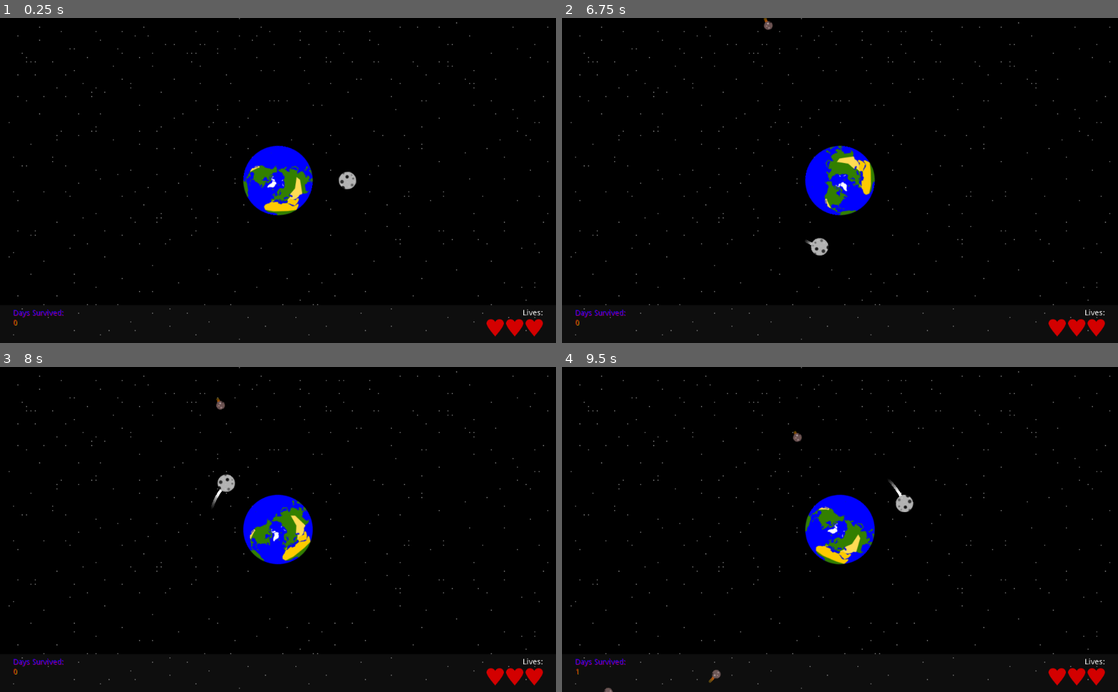
Above: before the commit, frames 1-4 (two rows, left to right).
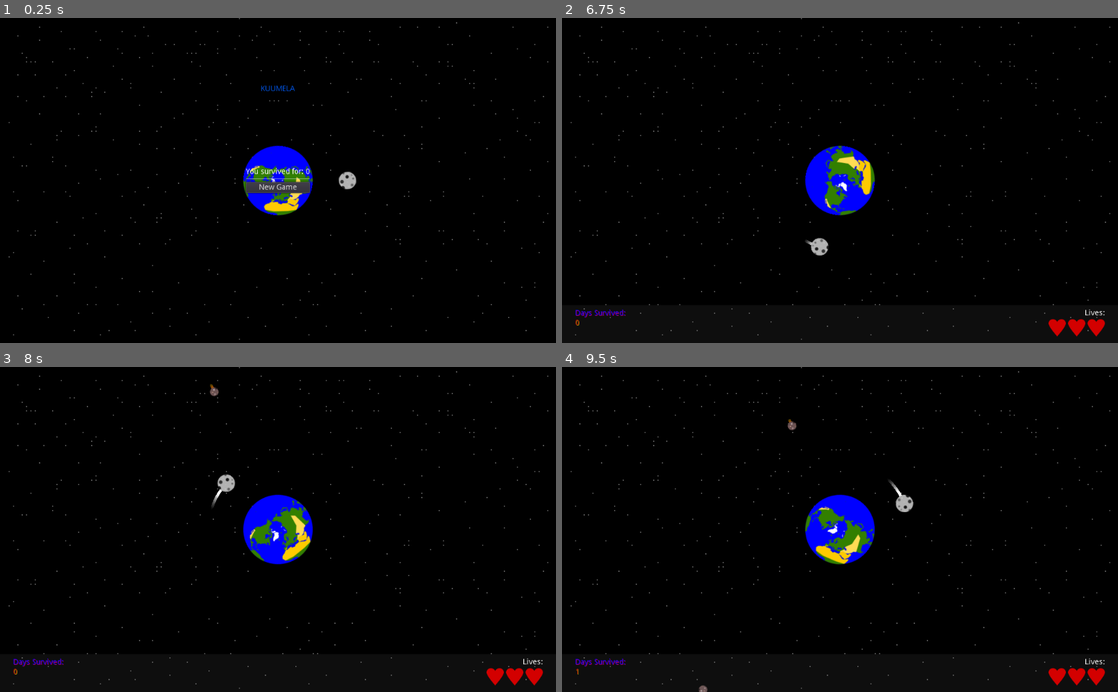
Above: after the commit, the same moments.

Repository: kreivi/Kuumela
Game: Godot game, scene res://main/main.tscn
Same seed, same stepped clock (60 frames per second), same inputs: the game is played once before the commit and once after it.
Inputs (mouse positions are in pixels of both pictures, inside the frame that each line leads up to):
- Up to frame 1 (0.25 s): no input
- Up to frame 2 (6.75 s): click (840, 187) at 0.5 s, where only the run after the commit has a clickable "New Game"; hold D (clockwise) 1.28-2.03 s; tap A (counter_clockwise) every 1.5 s from 2.1 to 6.6 s; hold D (clockwise) 2.78-3.53 s; hold D (clockwise) 4.28-5.03 s; hold D (clockwise) 5.78-6.53 s
- Up to frame 3 (8 s): hold D (clockwise) from 7.28 s (still down)
- Up to frame 4 (9.5 s): release D (clockwise) at 8.03 s; tap A (counter_clockwise) at 8.1 s; hold D (clockwise) from 8.78 s (still down)

The runs differ from the first frame. In frame 1, 1.2% of the frame differs, in the area x 2-98%, y 20-99%; in frame 2, less than 0.1%; in frame 3, less than 0.1%; in frame 4, 0.2%.

Commit message:
Start from main menu (instead of game)

Diff:
--- a/main/main.gd
+++ b/main/main.gd
@@ -4,7 +4,7 @@
 var lives = 3
 
 func _ready():
-	new_game()
+	game_over()
 
 func new_game():
 	lives = 3
